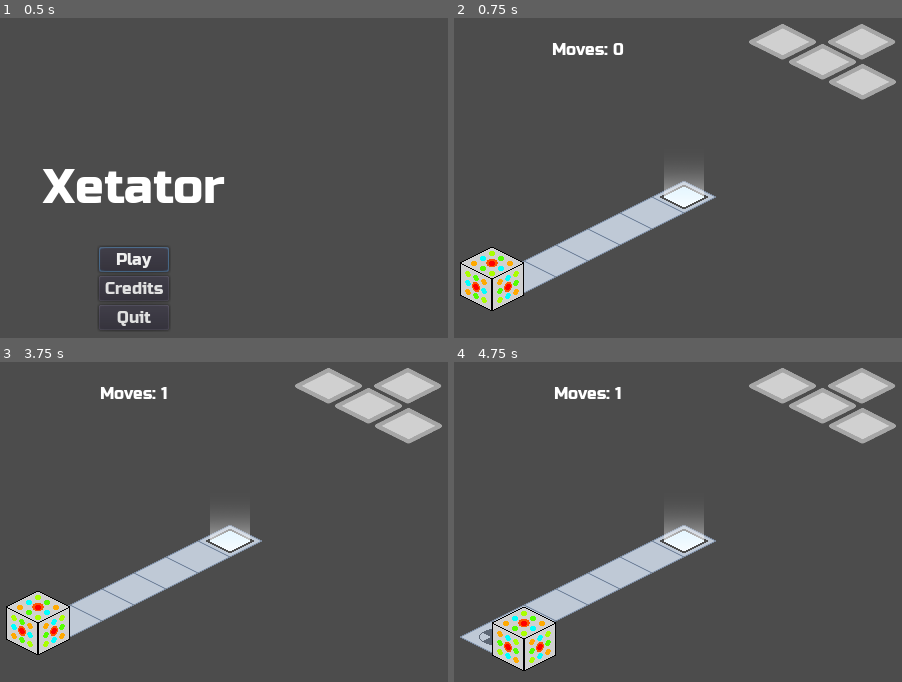
Above: before the commit, frames 1-4 (two rows, left to right).
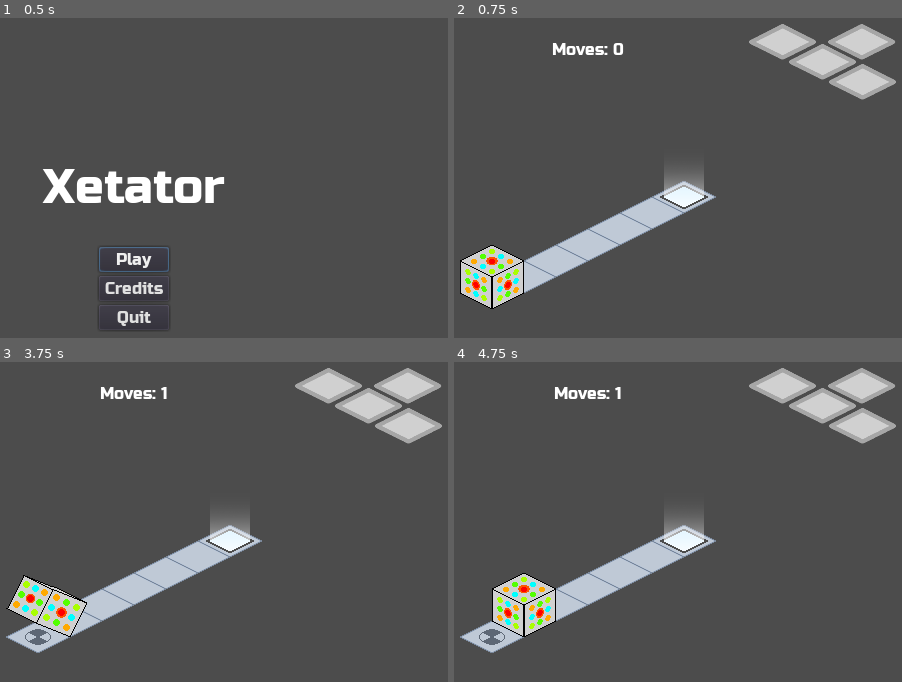
Above: after the commit, the same moments.

Repository: kdreese/gmtk-2022
Game: Godot game, scene res://src/states/Menu.tscn
Two runs of this game, one before a commit and one after it. Both use one fixed random seed, a clock stepped at 60 frames per second and the inputs below.
Inputs:
- Up to frame 1 (0.5 s): no input
- Up to frame 2 (0.75 s): click "Play" at 0.5 s
- Up to frame 3 (3.75 s): tap Enter at 1.25, 2.75 s; hold D (move_right) 1.28-2.03 s; tap Space at 2, 3.5 s; hold S (move_back) 2.03-2.78 s; hold D (move_right) 2.78-3.53 s; hold W (move_forward) from 3.53 s (still down)
- Up to frame 4 (4.75 s): release W (move_forward) at 4.28 s; hold A (move_left) from 4.28 s (still down)

Frame 1 is identical in both runs. In frame 2, 1.0% of the frame differs, in the area x 1-16%, y 70-92%; in frame 3, 2.1%; in frame 4, 3.0%, in the area x 8-23%, y 65-97%.

Commit message:
Fixed animations.

Diff:
--- a/src/objects/Player.gd
+++ b/src/objects/Player.gd
@@ -3,6 +3,8 @@
 
 
 enum FaceState {FACE_1, FACE_2_1, FACE_2_2, FACE_3_1, FACE_3_2, FACE_4, FACE_5, FACE_6_1, FACE_6_2}
+
+export var animation_speed: float = 1.0
 
 var top_face: int
 var side_face: int
@@ -25,22 +27,28 @@
 	backside_face = FaceState.FACE_4
 	back_face = FaceState.FACE_5
 	bottom_face = FaceState.FACE_6_1
+	$FrontFace.speed_scale = animation_speed
+	$SideFace.speed_scale = animation_speed
+	$TopFace.speed_scale = animation_speed
+	$ExtraFace.speed_scale = animation_speed
 	set_anim("idle")
 
 
 func _physics_process(_delta: float) -> void:
-	if Input.is_action_just_pressed("move_forward"):
-		if move(Vector2(0, -1)):
-			rotate_x()
-	elif Input.is_action_just_pressed("move_back"):
-		if move(Vector2(0, 1)):
-			rotate_neg_x()
-	elif Input.is_action_just_pressed("move_right"):
-		if move(Vector2(1, 0)):
-			rotate_z()
-	elif Input.is_action_just_pressed("move_left"):
-		if move(Vector2(-1, 0)):
-			rotate_neg_z()
+	if $FrontFace.animation == "idle":
+		if Input.is_action_just_pressed("move_forward"):
+			if move(Vector2(0, -1)):
+				rotate_x()
+		elif Input.is_action_just_pressed("move_back"):
+			if move(Vector2(0, 1)):
+				rotate_neg_x()
+		elif Input.is_action_just_pressed("move_right"):
+			if move(Vector2(1, 0)):
+				rotate_z()
+		elif Input.is_action_just_pressed("move_left"):
+			if move(Vector2(-1, 0)):
+				rotate_neg_z()
+
 
 func get_top_face_value() -> int:
 	if top_face == FaceState.FACE_1:
@@ -186,6 +194,8 @@
 
 
 func _on_animation_finished() -> void:
+	if $FrontFace.animation == "idle":
+		return
 	$FrontFace.play("idle")
 	$TopFace.play("idle")
 	$SideFace.play("idle")
--- a/src/objects/Player.tscn
+++ b/src/objects/Player.tscn
@@ -25,27 +25,27 @@
 [ext_resource path="res://assets/player/animations/rotate_neg_x/side_2.png" type="Texture" id=23]
 [ext_resource path="res://assets/player/animations/rotate_neg_x/side_3.png" type="Texture" id=24]
 [ext_resource path="res://assets/player/animations/rotate_x/front_6.png" type="Texture" id=25]
-[ext_resource path="res://assets/player/animations/rotate_neg_x/front_4.png" type="Texture" id=26]
+[ext_resource path="res://assets/player/animations/rotate_x/side_5.png" type="Texture" id=26]
 [ext_resource path="res://assets/player/animations/rotate_neg_x/side_4.png" type="Texture" id=27]
 [ext_resource path="res://assets/player/animations/rotate_x/front_2.png" type="Texture" id=28]
 [ext_resource path="res://assets/player/animations/rotate_neg_z/front_2.png" type="Texture" id=29]
 [ext_resource path="res://assets/player/animations/rotate_neg_x/front_3.png" type="Texture" id=30]
-[ext_resource path="res://assets/player/animations/blank.png" type="Texture" id=31]
+[ext_resource path="res://assets/player/animations/rotate_x/side_6.png" type="Texture" id=31]
 [ext_resource path="res://assets/player/animations/rotate_neg_z/front_3.png" type="Texture" id=32]
 [ext_resource path="res://assets/player/animations/rotate_z/front_6.png" type="Texture" id=33]
-[ext_resource path="res://assets/player/animations/rotate_neg_x/front_5.png" type="Texture" id=34]
+[ext_resource path="res://assets/player/animations/rotate_x/side_4.png" type="Texture" id=34]
 [ext_resource path="res://assets/player/animations/rotate_x/front_3.png" type="Texture" id=35]
 [ext_resource path="res://assets/player/animations/rotate_x/front_4.png" type="Texture" id=36]
 [ext_resource path="res://assets/player/animations/rotate_x/front_5.png" type="Texture" id=37]
 [ext_resource path="res://assets/player/animations/rotate_z/front_5.png" type="Texture" id=38]
 [ext_resource path="res://assets/player/animations/rotate_z/front_4.png" type="Texture" id=39]
-[ext_resource path="res://assets/player/animations/rotate_neg_x/front_6.png" type="Texture" id=40]
+[ext_resource path="res://assets/player/animations/rotate_neg_z/front_4.png" type="Texture" id=40]
 [ext_resource path="res://assets/player/animations/rotate_neg_z/front_1.png" type="Texture" id=41]
-[ext_resource path="res://assets/player/animations/rotate_x/top_4.png" type="Texture" id=42]
+[ext_resource path="res://assets/player/animations/rotate_neg_x/top_4.png" type="Texture" id=42]
 [ext_resource path="res://assets/player/animations/rotate_z/side_1.png" type="Texture" id=43]
 [ext_resource path="res://assets/player/animations/rotate_z/side_2.png" type="Texture" id=44]
 [ext_resource path="res://assets/player/animations/rotate_z/side_3.png" type="Texture" id=45]
-[ext_resource path="res://assets/player/animations/rotate_z/side_4.png" type="Texture" id=46]
+[ext_resource path="res://assets/player/animations/rotate_z/top_4.png" type="Texture" id=46]
 [ext_resource path="res://assets/player/animations/rotate_neg_x/top_2.png" type="Texture" id=47]
 [ext_resource path="res://assets/player/animations/rotate_x/top_3.png" type="Texture" id=48]
 [ext_resource path="res://assets/player/animations/rotate_neg_x/top_3.png" type="Texture" id=49]
@@ -53,53 +53,52 @@
 [ext_resource path="res://assets/player/animations/rotate_neg_z/side_4.png" type="Texture" id=51]
 [ext_resource path="res://assets/player/animations/rotate_neg_z/side_5.png" type="Texture" id=52]
 [ext_resource path="res://assets/player/animations/rotate_neg_z/side_6.png" type="Texture" id=53]
-[ext_resource path="res://assets/player/animations/rotate_x/top_6.png" type="Texture" id=54]
+[ext_resource path="res://assets/player/animations/rotate_z/top_5.png" type="Texture" id=54]
 [ext_resource path="res://assets/player/animations/rotate_neg_x/side_5.png" type="Texture" id=55]
-[ext_resource path="res://assets/player/animations/rotate_z/side_6.png" type="Texture" id=56]
+[ext_resource path="res://assets/player/animations/rotate_neg_x/top_5.png" type="Texture" id=56]
 [ext_resource path="res://assets/player/animations/rotate_neg_x/side_6.png" type="Texture" id=57]
-[ext_resource path="res://assets/player/animations/rotate_z/side_5.png" type="Texture" id=58]
+[ext_resource path="res://assets/player/animations/rotate_neg_z/front_5.png" type="Texture" id=58]
 [ext_resource path="res://assets/player/animations/rotate_neg_z/top_1.png" type="Texture" id=59]
-[ext_resource path="res://assets/player/animations/rotate_neg_z/top_6.png" type="Texture" id=60]
+[ext_resource path="res://assets/player/animations/rotate_neg_z/front_6.png" type="Texture" id=60]
 [ext_resource path="res://assets/player/animations/rotate_neg_z/side_2.png" type="Texture" id=61]
 [ext_resource path="res://assets/player/animations/rotate_neg_z/extra_6.png" type="Texture" id=62]
 [ext_resource path="res://assets/player/animations/rotate_z/extra_5.png" type="Texture" id=63]
 [ext_resource path="res://assets/player/animations/rotate_z/top_1.png" type="Texture" id=64]
-[ext_resource path="res://assets/player/animations/rotate_neg_z/top_5.png" type="Texture" id=65]
+[ext_resource path="res://assets/player/animations/rotate_neg_x/top_6.png" type="Texture" id=65]
 [ext_resource path="res://assets/player/animations/rotate_z/extra_6.png" type="Texture" id=66]
 [ext_resource path="res://assets/player/animations/rotate_neg_z/extra_5.png" type="Texture" id=67]
 [ext_resource path="res://assets/player/animations/rotate_z/top_2.png" type="Texture" id=68]
 [ext_resource path="res://assets/player/animations/rotate_neg_z/top_2.png" type="Texture" id=69]
 [ext_resource path="res://assets/player/animations/rotate_neg_z/top_3.png" type="Texture" id=70]
 [ext_resource path="res://assets/player/animations/rotate_z/top_3.png" type="Texture" id=71]
-[ext_resource path="res://assets/player/animations/rotate_neg_z/top_4.png" type="Texture" id=72]
+[ext_resource path="res://assets/player/animations/rotate_z/top_6.png" type="Texture" id=72]
 [ext_resource path="res://assets/player/animations/rotate_x/extra_6.png" type="Texture" id=73]
-[ext_resource path="res://assets/player/animations/rotate_x/top_5.png" type="Texture" id=74]
 
 [sub_resource type="SpriteFrames" id=1]
 animations = [ {
-"frames": [ ExtResource( 7 ), ExtResource( 18 ), ExtResource( 30 ), ExtResource( 26 ), ExtResource( 34 ), ExtResource( 40 ) ],
-"loop": false,
-"name": "rotate_neg_x",
-"speed": 5.0
-}, {
-"frames": [ ExtResource( 41 ), ExtResource( 29 ), ExtResource( 32 ), null, null, null ],
-"loop": false,
-"name": "rotate_neg_z",
+"frames": [ ExtResource( 7 ), ExtResource( 18 ), ExtResource( 30 ), null, null, null ],
+"loop": false,
+"name": "rotate_neg_x",
+"speed": 5.0
+}, {
+"frames": [ ExtResource( 41 ), ExtResource( 29 ), ExtResource( 32 ), ExtResource( 40 ), ExtResource( 58 ), ExtResource( 60 ) ],
+"loop": false,
+"name": "rotate_neg_z",
+"speed": 5.0
+}, {
+"frames": [ ExtResource( 3 ), ExtResource( 28 ), ExtResource( 35 ), ExtResource( 36 ), ExtResource( 37 ), ExtResource( 25 ) ],
+"loop": false,
+"name": "rotate_x",
+"speed": 5.0
+}, {
+"frames": [ ExtResource( 20 ), ExtResource( 5 ), ExtResource( 6 ), ExtResource( 39 ), ExtResource( 38 ), ExtResource( 33 ) ],
+"loop": false,
+"name": "rotate_z",
 "speed": 5.0
 }, {
 "frames": [ ExtResource( 3 ) ],
 "loop": false,
 "name": "idle",
-"speed": 0.0
-}, {
-"frames": [ ExtResource( 3 ), ExtResource( 28 ), ExtResource( 35 ), ExtResource( 36 ), ExtResource( 37 ), ExtResource( 25 ) ],
-"loop": false,
-"name": "rotate_x",
-"speed": 5.0
-}, {
-"frames": [ ExtResource( 20 ), ExtResource( 5 ), ExtResource( 6 ), ExtResource( 39 ), ExtResource( 38 ), ExtResource( 33 ) ],
-"loop": false,
-"name": "rotate_z",
 "speed": 5.0
 } ]
 
@@ -115,47 +114,47 @@
 "name": "rotate_neg_z",
 "speed": 5.0
 }, {
+"frames": [ ExtResource( 4 ), ExtResource( 19 ), ExtResource( 8 ), ExtResource( 34 ), ExtResource( 26 ), ExtResource( 31 ) ],
+"loop": false,
+"name": "rotate_x",
+"speed": 5.0
+}, {
+"frames": [ ExtResource( 43 ), ExtResource( 44 ), ExtResource( 45 ), null, null, null ],
+"loop": false,
+"name": "rotate_z",
+"speed": 5.0
+}, {
 "frames": [ ExtResource( 4 ) ],
 "loop": false,
 "name": "idle",
-"speed": 0.0
-}, {
-"frames": [ ExtResource( 4 ), ExtResource( 19 ), ExtResource( 8 ), ExtResource( 31 ) ],
-"loop": false,
-"name": "rotate_x",
-"speed": 5.0
-}, {
-"frames": [ ExtResource( 43 ), ExtResource( 44 ), ExtResource( 45 ), ExtResource( 46 ), ExtResource( 58 ), ExtResource( 56 ) ],
-"loop": false,
-"name": "rotate_z",
 "speed": 5.0
 } ]
 
 [sub_resource type="SpriteFrames" id=3]
 animations = [ {
-"frames": [ ExtResource( 12 ), ExtResource( 47 ), ExtResource( 49 ), null, null, null ],
-"loop": false,
-"name": "rotate_neg_x",
-"speed": 5.0
-}, {
-"frames": [ ExtResource( 59 ), ExtResource( 69 ), ExtResource( 70 ), ExtResource( 72 ), ExtResource( 65 ), ExtResource( 60 ) ],
-"loop": false,
-"name": "rotate_neg_z",
+"frames": [ ExtResource( 12 ), ExtResource( 47 ), ExtResource( 49 ), ExtResource( 42 ), ExtResource( 56 ), ExtResource( 65 ) ],
+"loop": false,
+"name": "rotate_neg_x",
+"speed": 5.0
+}, {
+"frames": [ ExtResource( 59 ), ExtResource( 69 ), ExtResource( 70 ), null, null, null ],
+"loop": false,
+"name": "rotate_neg_z",
+"speed": 5.0
+}, {
+"frames": [ ExtResource( 11 ), ExtResource( 22 ), ExtResource( 48 ), null, null, null ],
+"loop": false,
+"name": "rotate_x",
+"speed": 5.0
+}, {
+"frames": [ ExtResource( 64 ), ExtResource( 68 ), ExtResource( 71 ), ExtResource( 46 ), ExtResource( 54 ), ExtResource( 72 ) ],
+"loop": false,
+"name": "rotate_z",
 "speed": 5.0
 }, {
 "frames": [ ExtResource( 11 ) ],
 "loop": false,
 "name": "idle",
-"speed": 0.0
-}, {
-"frames": [ ExtResource( 11 ), ExtResource( 22 ), ExtResource( 48 ), ExtResource( 42 ), ExtResource( 74 ), ExtResource( 54 ) ],
-"loop": false,
-"name": "rotate_x",
-"speed": 5.0
-}, {
-"frames": [ ExtResource( 64 ), ExtResource( 68 ), ExtResource( 71 ), null, null, null ],
-"loop": false,
-"name": "rotate_z",
 "speed": 5.0
 } ]
 
@@ -171,19 +170,19 @@
 "name": "rotate_neg_z",
 "speed": 5.0
 }, {
+"frames": [ null, null, null, ExtResource( 13 ), ExtResource( 14 ), ExtResource( 73 ) ],
+"loop": false,
+"name": "rotate_x",
+"speed": 5.0
+}, {
+"frames": [ null, null, null, ExtResource( 21 ), ExtResource( 63 ), ExtResource( 66 ) ],
+"loop": false,
+"name": "rotate_z",
+"speed": 5.0
+}, {
 "frames": [ null ],
 "loop": false,
 "name": "idle",
-"speed": 0.0
-}, {
-"frames": [ null, null, null, ExtResource( 13 ), ExtResource( 14 ), ExtResource( 73 ) ],
-"loop": false,
-"name": "rotate_x",
-"speed": 5.0
-}, {
-"frames": [ null, null, null, ExtResource( 21 ), ExtResource( 63 ), ExtResource( 66 ) ],
-"loop": false,
-"name": "rotate_z",
 "speed": 5.0
 } ]
 
@@ -194,22 +193,27 @@
 collision_mask = 0
 monitoring = false
 script = ExtResource( 1 )
+animation_speed = 2.5
 
 [node name="FrontFace" type="AnimatedSprite" parent="."]
 frames = SubResource( 1 )
 animation = "idle"
+offset = Vector2( 0, -2 )
 
 [node name="SideFace" type="AnimatedSprite" parent="."]
 frames = SubResource( 2 )
 animation = "rotate_neg_z"
+offset = Vector2( 0, -2 )
 
 [node name="TopFace" type="AnimatedSprite" parent="."]
 frames = SubResource( 3 )
 animation = "rotate_neg_z"
+offset = Vector2( 0, -2 )
 
 [node name="ExtraFace" type="AnimatedSprite" parent="."]
 frames = SubResource( 5 )
 animation = "rotate_neg_z"
+offset = Vector2( 0, -2 )
 
 [node name="CollisionShape2D" type="CollisionShape2D" parent="."]
 position = Vector2( 0, 17 )
Binary file changed: assets/player/animations/rotate_neg_x/extra_4.png
Binary file changed: assets/player/animations/rotate_neg_x/extra_5.png
Binary file changed: assets/player/animations/rotate_neg_x/extra_6.png
Binary file changed: assets/player/animations/rotate_neg_x/front_1.png
Binary file changed: assets/player/animations/rotate_neg_x/front_2.png
Binary file changed: assets/player/animations/rotate_neg_x/front_3.png
Binary file removed: assets/player/animations/rotate_neg_x/front_4.png
Not shown, removed: assets/player/animations/rotate_neg_x/front_4.png.import
Binary file removed: assets/player/animations/rotate_neg_x/front_5.png
Not shown, removed: assets/player/animations/rotate_neg_x/front_5.png.import
Binary file removed: assets/player/animations/rotate_neg_x/front_6.png
Not shown, removed: assets/player/animations/rotate_neg_x/front_6.png.import
(and 147 more such lines)
